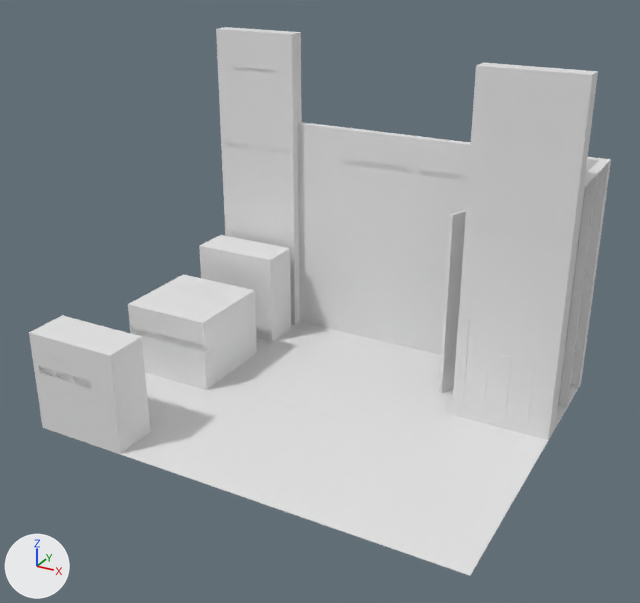
What one commit did to the glTF model KazBuild_109_KPSR PROXY 15.glb.
Rendered twice from a 50 mm camera at (18.87, -9.51, 4.73) aimed at (15.08, -2.61, 1.27). Every picture has the same lights, and +X, +Y and +Z are marked at lower left. The first picture is the older version. Where no turn or scale is listed for an object, it has been applied to the vertices. Vertices at exactly the same position are counted once.

The older version as bpy lines, for what is in view:
```python
ob_geom3d_3d_text__800_450_1050 = bpy.data.objects.new('Geom3D_3D Text: 800 450 1050', me_mesh_1)
ob_geom3d_3d_text__800_450_1050.location = (12.82, -4.16, 0.64)
ob_geom3d_3d_text__тумба_1000_1000_800 = bpy.data.objects.new('Geom3D_3D Text: Тумба 1000*1000*800', me_mesh_18)
ob_geom3d_3d_text__тумба_1000_1000_800.location = (12.76, -2.75, 0.44)
ob_geom3d_3d_text__шкаф = bpy.data.objects.new('Geom3D_3D Text: Шкаф', me_mesh_0)
ob_geom3d_3d_text__шкаф.location = (12.96, -4.16, 0.82)
ob_geom3d_забор_пвх_001 = bpy.data.objects.new('Geom3D_Забор ПВХ.001', me_mesh_36)
ob_geom3d_забор_пвх_001.location = (0.0, 0.0, 0.0)
ob_geom3d_короб_1000_1000_200_001 = bpy.data.objects.new('Geom3D_Короб 1000×1000×200.001', me_mesh_34)
ob_geom3d_короб_1000_1000_200_001.location = (0.0, 0.0, 0.0)
ob_geom3d_шкаф_800_450_1050 = bpy.data.objects.new('Geom3D_Шкаф 800 450 1050', me_mesh_24)
ob_geom3d_шкаф_800_450_1050.location = (0.0, 0.0, 0.0)
ob_geom3d_шкаф_800_450_1050_001 = bpy.data.objects.new('Geom3D_Шкаф 800 450 1050.001', me_mesh_30)
ob_geom3d_шкаф_800_450_1050_001.location = (0.0, 0.0, 0.0)
# also in view: 'Geom3D_Короб 2500×1000×200' at (13.26, -0.76, 1.26); 'Geom3D_Короб 2500×1000×94.002' at (15.76, -0.7, 1.26); 'Geom3D_Короб 2500×500×94' at (14.01, -0.7, 1.26); 'Geom3D_Короб 2500×1000×200.001' at (16.76, -1.85, 1.26); 'Geom3D_Короб 2500×1000×94' at (14.76, -0.7, 1.26)
```
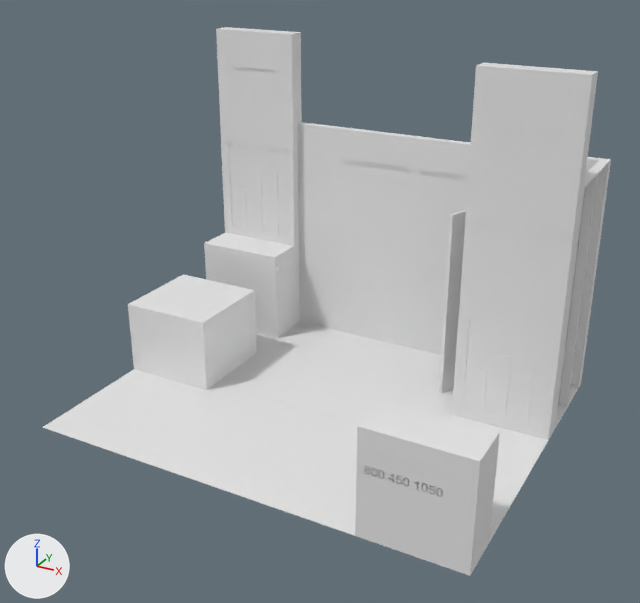
Location of each change, (x1, y1, x2, y2) in pixels of the pictures (640 x 603 px):
'Geom3D_Шкаф 800 450 1050', moved
    before: (29, 315, 150, 454)
    after: (355, 401, 500, 575)
'Geom3D_Шкаф 800 450 1050.001', moved
    before: (199, 235, 291, 342)
    after: (204, 233, 295, 339)
'Geom3D_Забор ПВХ.001', moved (mostly hidden before)
    before: (225, 229, 295, 325)
    after: (221, 146, 294, 246)
'Geom3D_3D Text: Шкаф', moved
    before: (47, 350, 70, 365)
    after: (381, 448, 415, 468)
'Geom3D_3D Text: Тумба 1000*1000*800', deleted
    before: (130, 326, 212, 354)
'Geom3D_3D Text: 800 450 1050', moved
    before: (39, 366, 91, 386)
    after: (364, 466, 443, 497)

What the commit changed:
me_mesh_24 is used by ob_geom3d_шкаф_800_450_1050; location (0.0, 0.0, 0.0).
me_mesh_24 had 8 vertices, 12 faces and spanned x 12.761..13.761, y -4.156..-3.706, z 0.005..1.055.
me_mesh_24 now has 8 vertices, 12 faces and spans x 16.261..17.261, y -4.156..-3.706, z 0.005..1.055.
me_mesh_24 part 1: the whole mesh is moved by (3.5, 0.0, 0.0).
me_mesh_30 is used by ob_geom3d_шкаф_800_450_1050_001; location (0.0, 0.0, 0.0).
me_mesh_30 had 8 vertices, 12 faces and spanned x 12.761..13.761, y -1.406..-0.956, z 0.005..1.055.
me_mesh_30 now has 8 vertices, 12 faces and spans x 12.761..13.761, y -1.306..-0.856, z 0.005..1.055.
me_mesh_30 part 2: the whole mesh is moved by (0.0, 0.1, 0.0).
me_mesh_36 is used by ob_geom3d_забор_пвх_001; location (0.0, 0.0, 0.0).
me_mesh_36 had 44 vertices, 94 faces and spanned x 12.761..13.761, y -0.861..-0.856, z 0.005..1.105.
me_mesh_36 now has 44 vertices, 94 faces and spans x 12.761..13.761, y -0.861..-0.856, z 1.055..2.155.
me_mesh_36 part 3: the whole mesh is moved by (0.0, 0.0, 1.05).
Object 'Geom3D_3D Text: Шкаф' (ob_geom3d_3d_text__шкаф) moves from (12.96, -4.16, 0.82) to (16.46, -4.16, 0.82).
Object 'Geom3D_3D Text: 800 450 1050' (ob_geom3d_3d_text__800_450_1050) moves from (12.82, -4.16, 0.64) to (16.32, -4.16, 0.64).
Object 'Geom3D_3D Text: Тумба 1000*1000*800' (ob_geom3d_3d_text__тумба_1000_1000_800) is deleted.
